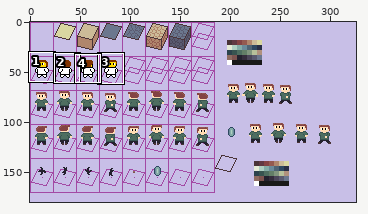
Two states of a sprite sheet, images/tilesRaw.png. The picture above shows the old version from afar; the outline marks the close-up.
Close-up. Before the edit:
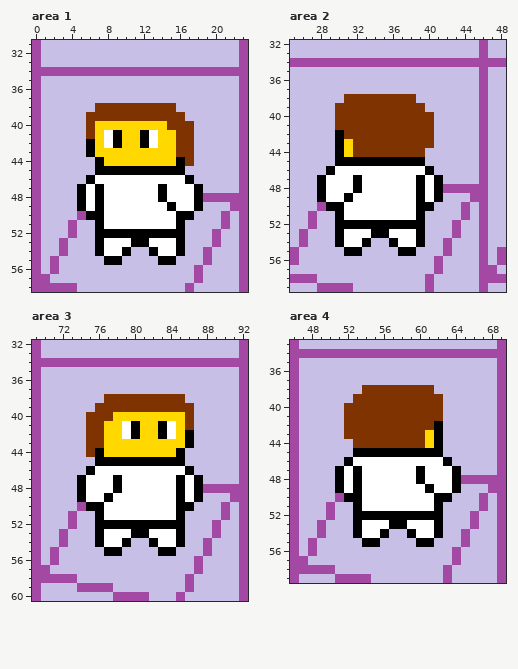
The file is 326x180 pixels. Shown: area 1: x 0..23, y 31..58; area 2: x 25..48, y 32..59; area 3: x 69..92, y 32..60; area 4: x 46..69, y 33..59. The commit also changed other parts of the picture, which this record leaves out.
And afterwards:
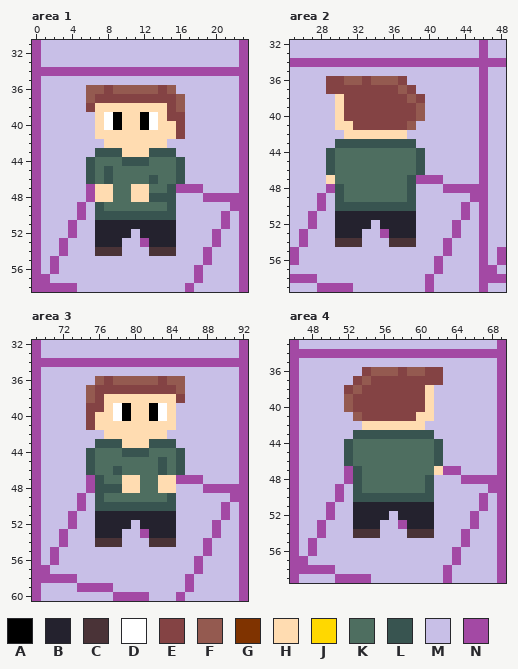
Palette (. is transparent): A #000000  B #24222e  C #4a3337  D #ffffff  E #844344  F #945a50  G #7f3300  H #ffdcb1  J #ffd800  K #4e6e60  L #385450  M #c8bfe7  N #a349a4
From old to new:
--- area 1
@@ x 0..23 @@
 35 NMMMMMMMMMMMMMMMMMMMMMMN
-36 NMMMMMMMMMMMMMMMMMMMMMMN
-37 NMMMMMMMMMMMMMMMMMMMMMMN
-38 NMMMMMMGGGGGGGGGMMMMMMMN
-39 NMMMMMGGGGGGGGGGGMMMMMMN
-40 NMMMMMGJJJJJJJJGGGMMMMMN
-41 NMMMMMGJDAJJADJJGGMMMMMN
-42 NMMMMMAJDAJJADJJGGMMMMMN
-43 NMMMMMAJJJJJJJJJGGMMMMMN
-44 NMMMMMMAJJJJJJJJAGMMMMMN
-45 NMMMMMMAAAAAAAAAAMMMMMMN
-46 NMMMMMADDDDDDDDDDAMMMMMN
-47 NMMMMADADDDDDDADDDAMMMMN
-48 NMMMMADADDDDDDADDDANNNNN
-49 NMMMMADADDDDDDDADDAMMMNN
-50 NMMMMNAADDDDDDDDAAMMMNMN
-51 NMMMNMMADDDDDDDDAMMMMNMN
-52 NMMMNMMAAAAAAAAAAMMMNMMN
-53 NMMNMMMADDDAADDDAMMMNMMN
-54 NMMNMMMADDAMMADDAMMNMMMN
-55 NMNMMMMMAAMMMMAAMMMNMMMN
+36 NMMMMMFFEFFFFFEFMMMMMMMN
+37 NMMMMMFEEEEEEEEEFMMMMMMN
+38 NMMMMMEHHHHHHHHEFMMMMMMN
+39 NMMMMMMHDAHHADHEEMMMMMMN
+40 NMMMMMMHDAHHADHHEMMMMMMN
+41 NMMMMMMHHHHHHHHHEMMMMMMN
+42 NMMMMMMMHHHHHHHMMMMMMMMN
+43 NMMMMMMLLLHHHLLLMMMMMMMN
+44 NMMMMMLKKKLLLKKKLMMMMMMN
+45 NMMMMMLKLKKKKKKKLMMMMMMN
+46 NMMMMMLKLKKKKLKKLMMMMMMN
+47 NMMMMMNHHKKHHKKLNNNMMMMN
+48 NMMMMMNHHKKHHLLLMMMNNNNN
+49 NMMMMNMLKKKKKKKLMMMMMMNN
+50 NMMMMNMLLLLLLLLLMMMMMNMN
+51 NMMMNMMBBBBBBBBBMMMMMNMN
+52 NMMMNMMBBBBMBBBBMMMMNMMN
+53 NMMNMMMBBBMMNBBBMMMMNMMN
+54 NMMNMMMCCCMMMCCCMMMNMMMN
+55 NMNMMMMMMMMMMMMMMMMNMMMN
 56 NMNMMMMMMMMMMMMMMMNMMMMN
--- area 2
@@ x 25..48 @@
 35 MMMMMMMMMMMMMMMMMMMMMNMM
-36 MMMMMMMMMMMMMMMMMMMMMNMM
-37 MMMMMMMMMMMMMMMMMMMMMNMM
-38 MMMMMMGGGGGGGGMMMMMMMNMM
-39 MMMMMGGGGGGGGGGMMMMMMNMM
-40 MMMMMGGGGGGGGGGGMMMMMNMM
-41 MMMMMGGGGGGGGGGGMMMMMNMM
-42 MMMMMAGGGGGGGGGGMMMMMNMM
-43 MMMMMAJGGGGGGGGGMMMMMNMM
-44 MMMMMAJGGGGGGGGMMMMMMNMM
-45 MMMMMAAAAAAAAAAMMMMMMNMM
-46 MMMMADDDDDDDDDDAMMMMMNMM
-47 MMMADDDADDDDDDADAMMMMNMM
-48 MMMADDDADDDDDDADANNNNNMM
-49 MMMADDADDDDDDDADAMMMNNMM
-50 MMMNAADDDDDDDDAAMMMNMNMM
-51 MMNMMADDDDDDDDAMMMMNMNMM
-52 MMNMMAAAAAAAAAAMMMNMMNMM
-53 MNMMMADDDAADDDAMMMNMMNMM
-54 MNMMMADDAMMADDAMMNMMMNMM
-55 NMMMMMAAMMMMAAMMMNMMMNMN
+36 MMMMEEFFEFFFEMMMMMMMMNMM
+37 MMMMEEEEEEEEFEMMMMMMMNMM
+38 MMMMMHEEEEEEEFEMMMMMMNMM
+39 MMMMMHEEEEEEEEFMMMMMMNMM
+40 MMMMMHEEEEEEEEFMMMMMMNMM
+41 MMMMMHHEEEEEEFMMMMMMMNMM
+42 MMMMMMHHHHHHHMMMMMMMMNMM
+43 MMMMMLLLLLLLLLMMMMMMMNMM
+44 MMMMLKKKKKKKKKLMMMMMMNMM
+45 MMMMLKKKKKKKKKLMMMMMMNMM
+46 MMMMLKKKKKKKKKLMMMMMMNMM
+47 MMMMHKKKKKKKKLNNNMMMMNMM
+48 MMMMNLKKKKKKKLMMMNNNNNMM
+49 MMMNMLKKKKKKKLMMMMMMNNMM
+50 MMMNMLLLLLLLLLMMMMMNMNMM
+51 MMNMMBBBBBBBBBMMMMMNMNMM
+52 MMNMMBBBBMBBBBMMMMNMMNMM
+53 MNMMMBBBMMNBBBMMMMNMMNMM
+54 MNMMMCCCMMMCCCMMMNMMMNMM
+55 NMMMMMMMMMMMMMMMMNMMMNMN
 56 NMMMMMMMMMMMMMMMNMMMMNMN
--- area 3
@@ x 69..92 @@
 35 NMMMMMMMMMMMMMMMMMMMMMMN
-36 NMMMMMMMMMMMMMMMMMMMMMMN
-37 NMMMMMMMMMMMMMMMMMMMMMMN
-38 NMMMMMMMGGGGGGGGGMMMMMMN
-39 NMMMMMMGGGGGGGGGGGMMMMMN
-40 NMMMMMGGGJJJJJJJJGMMMMMN
-41 NMMMMMGGJJDAJJADJGMMMMMN
-42 NMMMMMGGJJDAJJADJAMMMMMN
-43 NMMMMMGGJJJJJJJJJAMMMMMN
-44 NMMMMMGAJJJJJJJJAMMMMMMN
-45 NMMMMMMAAAAAAAAAAMMMMMMN
-46 NMMMMMADDDDDDDDDDAMMMMMN
-47 NMMMMADDDADDDDDDADAMMMMN
-48 NMMMMADDDADDDDDDADANNNNN
-49 NMMMMADDADDDDDDDADAMMMNN
-50 NMMMMNAADDDDDDDDAAMMMNMN
-51 NMMMNMMADDDDDDDDAMMMMNMN
-52 NMMMNMMAAAAAAAAAAMMMNMMN
-53 NMMNMMMADDDAADDDAMMMNMMN
-54 NMMNMMMADDAMMADDAMMNMMMN
-55 NMNMMMMMAAMMMMAAMMMNMMMN
+36 NMMMMMMFEFFFFFEFFMMMMMMN
+37 NMMMMMFEEEEEEEEEFMMMMMMN
+38 NMMMMMFEHHHHHHHHEMMMMMMN
+39 NMMMMMEEHDAHHADHMMMMMMMN
+40 NMMMMMEHHDAHHADHMMMMMMMN
+41 NMMMMMEHHHHHHHHHMMMMMMMN
+42 NMMMMMMMHHHHHHHMMMMMMMMN
+43 NMMMMMMLLLHHHLLLMMMMMMMN
+44 NMMMMMLKKKLLLKKKLMMMMMMN
+45 NMMMMMLKKKKKKKLKLMMMMMMN
+46 NMMMMMLKKLKKKKLKLMMMMMMN
+47 NMMMMMNLKKHHKKHHNNNMMMMN
+48 NMMMMMNLLLHHKKHHMMMNNNNN
+49 NMMMMNMLKKKKKKKLMMMMMMNN
+50 NMMMMNMLLLLLLLLLMMMMMNMN
+51 NMMMNMMBBBBBBBBBMMMMMNMN
+52 NMMMNMMBBBBMBBBBMMMMNMMN
+53 NMMNMMMBBBMMNBBBMMMMNMMN
+54 NMMNMMMCCCMMMCCCMMMNMMMN
+55 NMNMMMMMMMMMMMMMMMMNMMMN
 56 NMNMMMMMMMMMMMMMMMNMMMMN
--- area 4
@@ x 46..69 @@
 35 NMMMMMMMMMMMMMMMMMMMMMMN
-36 NMMMMMMMMMMMMMMMMMMMMMMN
-37 NMMMMMMMMMMMMMMMMMMMMMMN
-38 NMMMMMMMGGGGGGGGMMMMMMMN
-39 NMMMMMMGGGGGGGGGGMMMMMMN
-40 NMMMMMGGGGGGGGGGGMMMMMMN
-41 NMMMMMGGGGGGGGGGGMMMMMMN
-42 NMMMMMGGGGGGGGGGAMMMMMMN
-43 NMMMMMGGGGGGGGGJAMMMMMMN
-44 NMMMMMMGGGGGGGGJAMMMMMMN
-45 NMMMMMMAAAAAAAAAAMMMMMMN
-46 NMMMMMADDDDDDDDDDAMMMMMN
-47 NMMMMADADDDDDDADDDAMMMMN
-48 NMMMMADADDDDDDADDDANNNNN
-49 NMMMMADADDDDDDDADDAMMMNN
-50 NMMMMNAADDDDDDDDAAMMMNMN
-51 NMMMNMMADDDDDDDDAMMMMNMN
-52 NMMMNMMAAAAAAAAAAMMMNMMN
-53 NMMNMMMADDDAADDDAMMMNMMN
-54 NMMNMMMADDAMMADDAMMNMMMN
-55 NMNMMMMMAAMMMMAAMMMNMMMN
+36 NMMMMMMMEFFFEFFEEMMMMMMN
+37 NMMMMMMEFEEEEEEEEMMMMMMN
+38 NMMMMMEFEEEEEEEHMMMMMMMN
+39 NMMMMMFEEEEEEEEHMMMMMMMN
+40 NMMMMMFEEEEEEEEHMMMMMMMN
+41 NMMMMMMFEEEEEEHHMMMMMMMN
+42 NMMMMMMMHHHHHHHMMMMMMMMN
+43 NMMMMMMLLLLLLLLLMMMMMMMN
+44 NMMMMMLKKKKKKKKKLMMMMMMN
+45 NMMMMMLKKKKKKKKKLMMMMMMN
+46 NMMMMMLKKKKKKKKKLMMMMMMN
+47 NMMMMMNLKKKKKKKKHNNMMMMN
+48 NMMMMMNLKKKKKKKLMMMNNNNN
+49 NMMMMNMLKKKKKKKLMMMMMMNN
+50 NMMMMNMLLLLLLLLLMMMMMNMN
+51 NMMMNMMBBBBBBBBBMMMMMNMN
+52 NMMMNMMBBBBMBBBBMMMMNMMN
+53 NMMNMMMBBBMMNBBBMMMMNMMN
+54 NMMNMMMCCCMMMCCCMMMNMMMN
+55 NMNMMMMMMMMMMMMMMMMNMMMN
 56 NMNMMMMMMMMMMMMMMMNMMMMN
